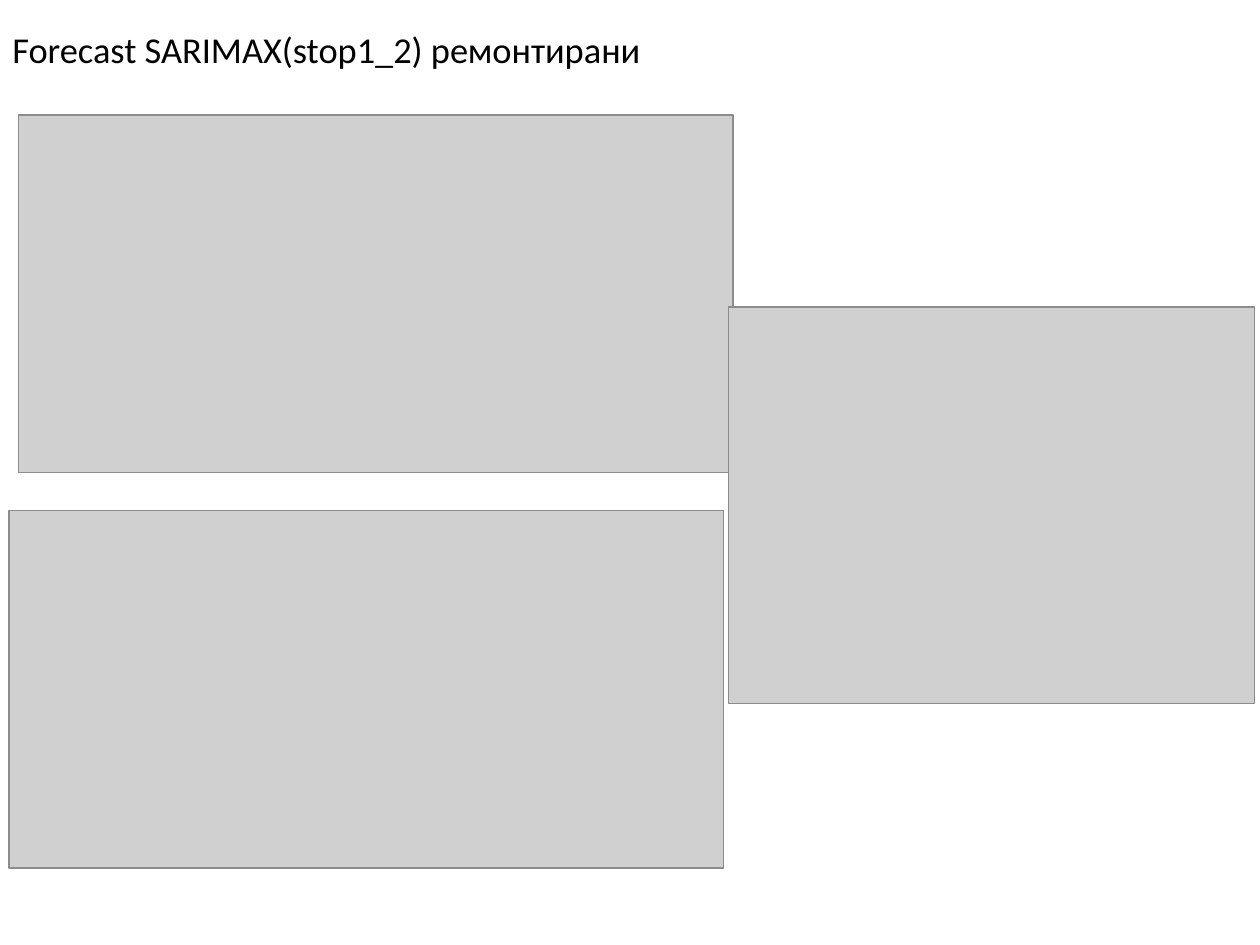
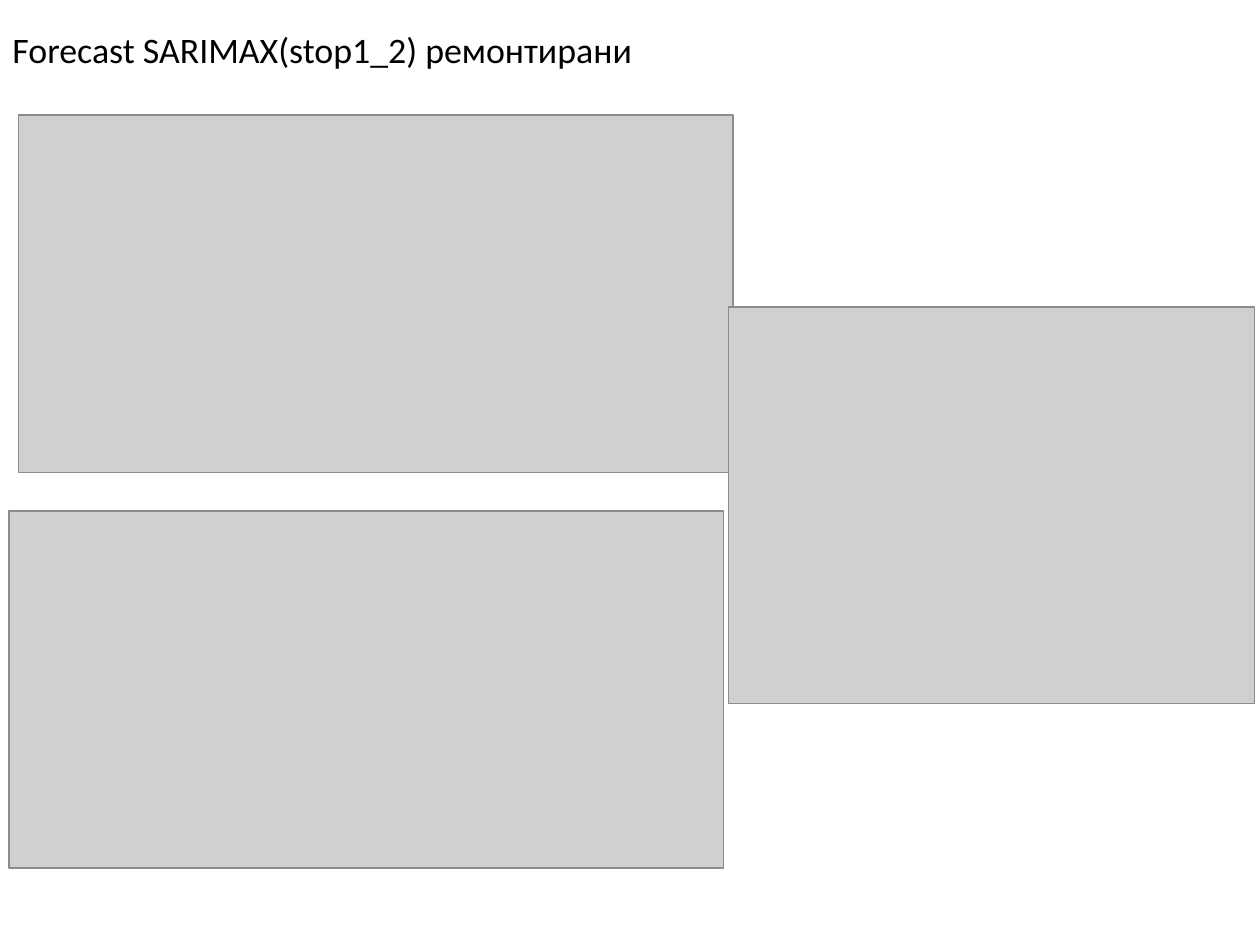
Before and after one commit to mic00s/Summer-School-2023, a slide deck: slide 16 of case.solution_2.pptx. Drawn at 1260x945 pixels with LibreOffice and Linux fonts; fonts in the diff are those of the drawing; grey boxes stand for pictures. Boxes give left, top, right and bottom in pixels: in the first picture for what was removed or moved away, otherwise in the second. Text is boxed around its words. In the diff, an @@ line names an element or a change of style, - is before the commit and + after.

```diff
--- a/case.solution_2.pptx
+++ b/case.solution_2.pptx
@@ title "Forecast SARIMAX(stop1_2) ремонтирани" at [12, 37, 632, 69]: size 20.8 to 20.5 pt @@
```
Also in this commit, not shown: 1 other slide changed.
